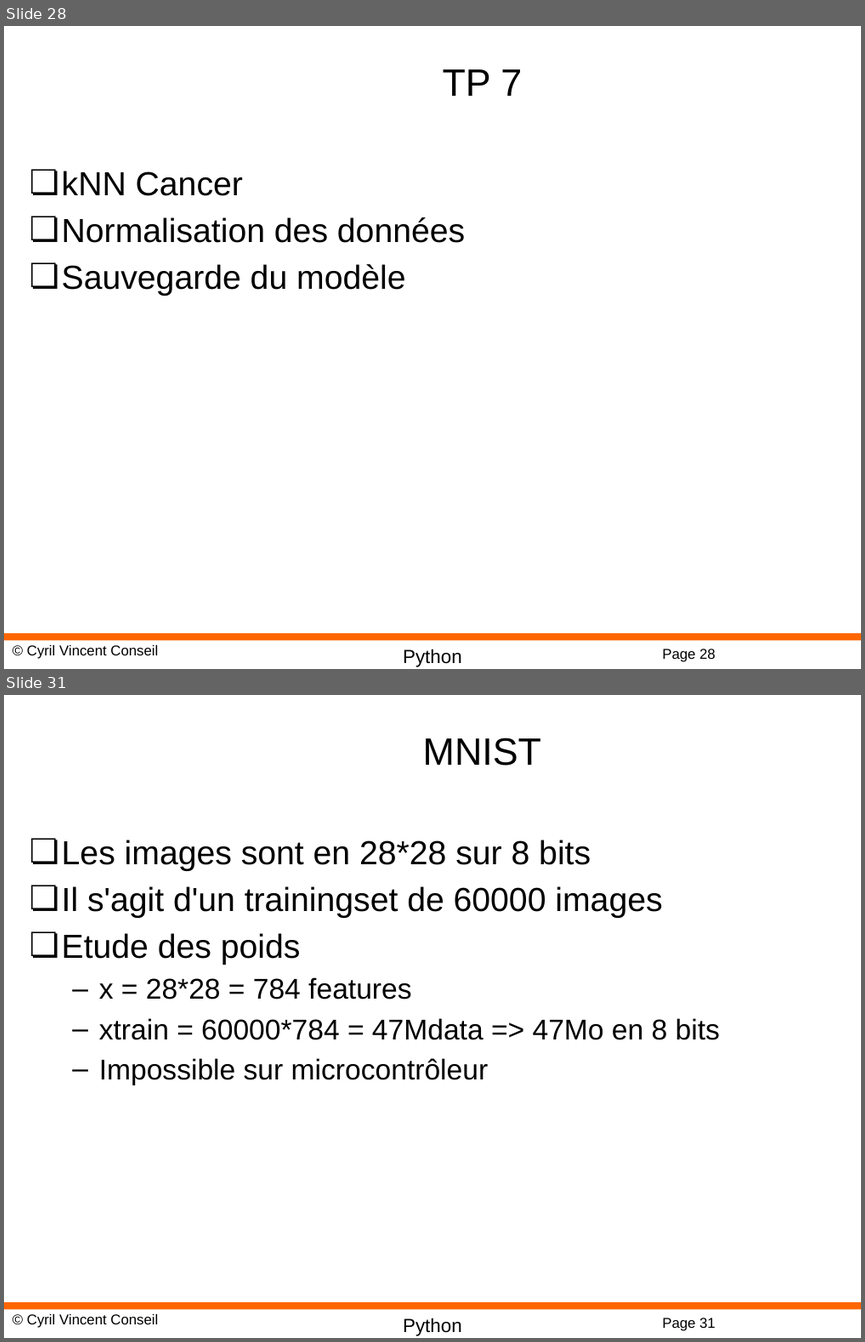
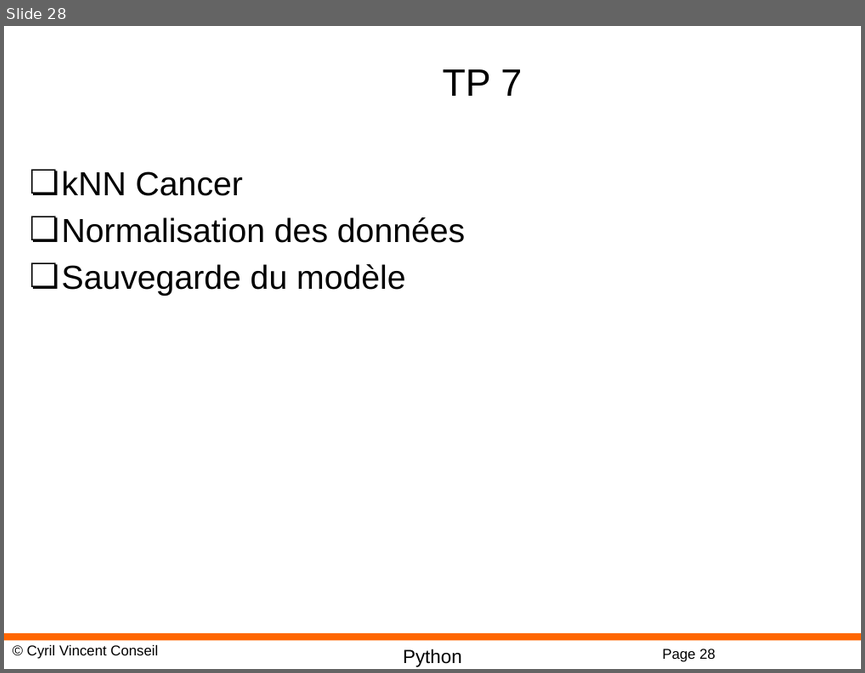
Before and after one commit to cyrilvincent/iot-ai, a slide deck: ppt/IoTAI10-KNN.pptx. Shown one above the other, each under a label of ours: slides 28 and 31 before the commit, slide 28 after it; the slides between them are not shown. The pictures are 865x1342 and 865x673 pixels, drawn with LibreOffice and Linux fonts; fonts in the diff are those of the drawing; background and template pictures are left out. Boxes give left, top, right and bottom in pixels: in the first picture for what was removed or moved away, otherwise in the second. Text is boxed around its words. In the diff, an @@ line names an element or a change of style, - is before the commit and + after.

```diff
--- a/ppt/IoTAI10-KNN.pptx
+++ b/ppt/IoTAI10-KNN.pptx
@@ slide 31 removed at bbox=[4, 695, 861, 1338], background #FFFFFF; not listed: 4 template elements that a slide beside it also shows @@
@@ title removed at bbox=[423, 737, 541, 766] @@
-MNIST
@@ text removed at bbox=[62, 839, 720, 1085] @@
-❏ Les images sont en 28*28 sur 8 bits
-❏ Il s'agit d'un trainingset de 60000 images
-❏ Etude des poids
-  – x = 28*28 = 784 features
-  – xtrain = 60000*784 = 47Mdata => 47Mo en 8 bits
-  – Impossible sur microcontrôleur
```
Also in this commit, not shown: 3 other slides removed, 5 other files.
